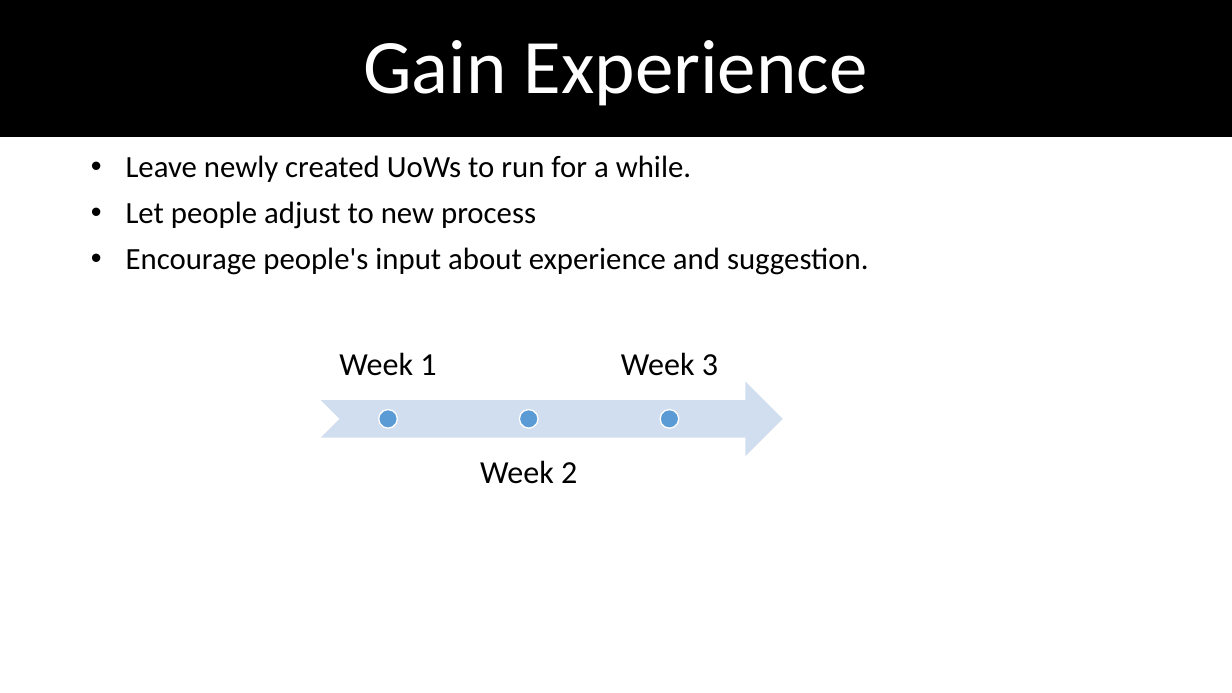
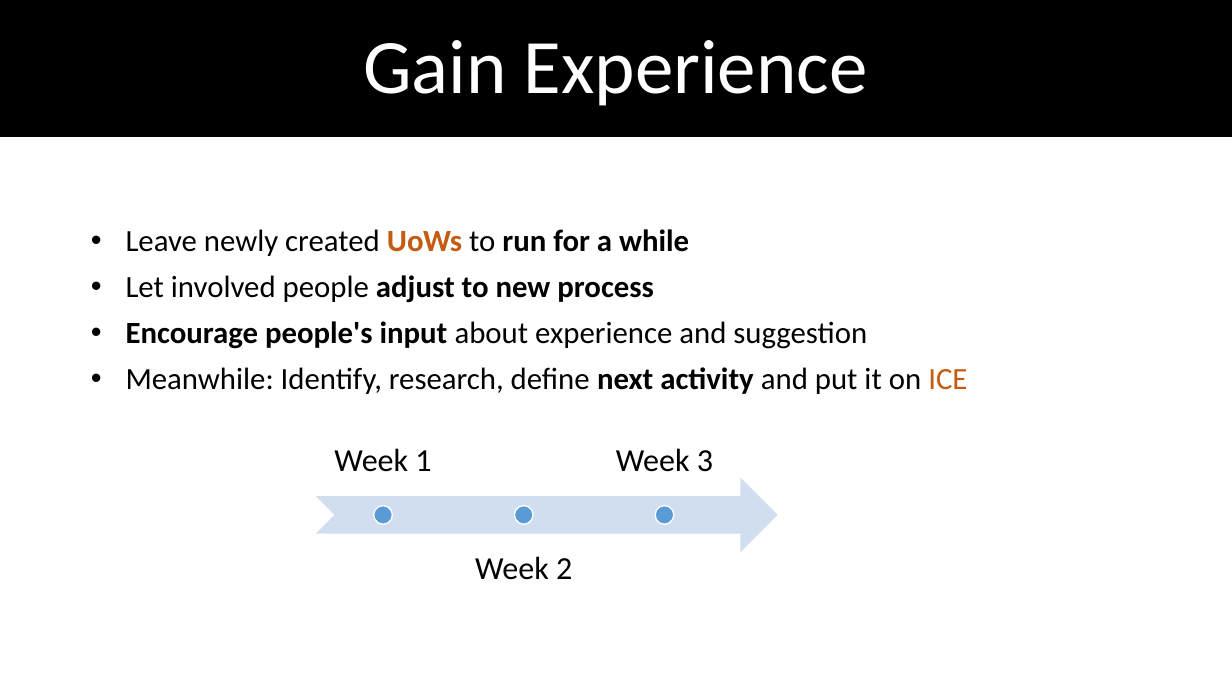
Before and after one commit to dimokgit/ICE, a slide deck: slide 6 of UnitOfWork.pptx (slide 5 before the commit). Drawn at 1232x693 pixels with LibreOffice and Linux fonts; fonts in the diff are those of the drawing. Boxes give left, top, right and bottom in pixels: in the first picture for what was removed or moved away, otherwise in the second. Text is boxed around its words. In the diff, an @@ line names an element or a change of style, - is before the commit and + after.

```diff
--- a/UnitOfWork.pptx
+++ b/UnitOfWork.pptx
@@ subtitle at box(126, 229, 967, 394): text changed @@
-• Leave newly created UoWs to run for a while.
-• Let people adjust to new process
-• Encourage people's input about experience and suggestion.
+• Leave newly created UoWs to run for a while
+• Let involved people adjust to new process
+• Encourage people's input about experience and suggestion
+• Meanwhile: Identify, research, define next activity and put it on ICE
@@ 3 texts, 3 ellipses, 1 notched right arrow: place and size @@
-3 texts, 3 ellipses, 1 notched right arrow at box(321, 352, 783, 484)
+3 texts, 3 ellipses, 1 notched right arrow at box(316, 448, 778, 580)
```
Also in this commit, not shown: 8 other slides changed, 3 slides added, 1 other file.
